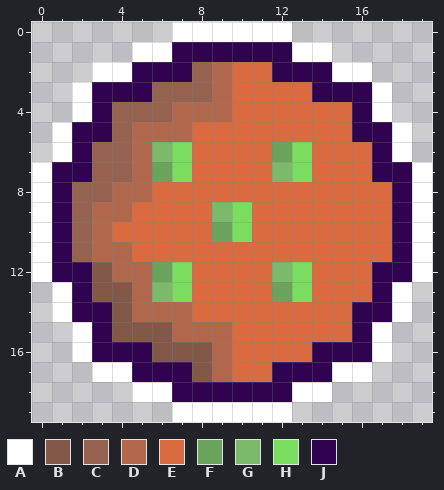
Pixel-art sprite -- assets/bead2_real_real.png. This is how it looked before the edit.
The file is 20x20 pixels. Colours within 5 levels of each other are drawn and written as one.
Palette (. is transparent): A #ffffff  B #825848  C #94624f  D #b1674b  E #da6a3f  F #6ba35d  G #7aba6a  H #7add60  J #300350
After the commit:
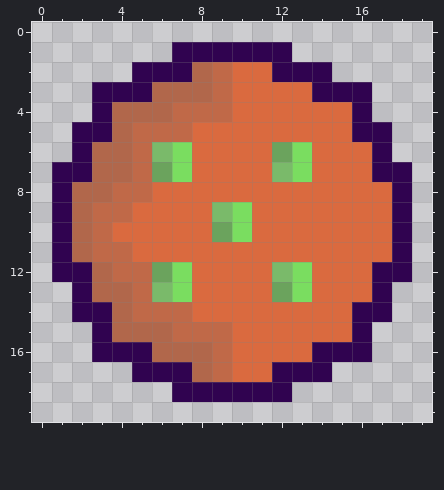
Log entry: feat: now player turn will outline their bead. really cool shaders.
Difference:
Colour C changes from #94624f to #b1674b.
Colour D changes from #b1674b to #c06948.
The edit turns colour B into colour C in row 12 at x 3; in row 13 at x 3 to 4; in row 14 at x 4; in row 15 at x 4 to 6; in row 16 at x 6 to 8; in row 17 at x 8.
The edit erases colour A in row 0 at x 7 to 12; in row 1 at x 5 to 6 and 13 to 14; in row 2 at x 3 to 4 and 15 to 16; in rows 3 to 4 at x 2 and 17; in rows 5 to 6 at x 1 and 18; in rows 7 to 12 at x 0 and 19.
The edit erases colour A in rows 13 to 14 at x 1 and 18; in rows 15 to 16 at x 2 and 17; in row 17 at x 3 to 4 and 15 to 16; in row 18 at x 5 to 6 and 13 to 14; in row 19 at x 7 to 12.
Pixel boxes of the changes (left, top, right, bottom) in both pictures:
changed: (32, 22, 432, 422)
